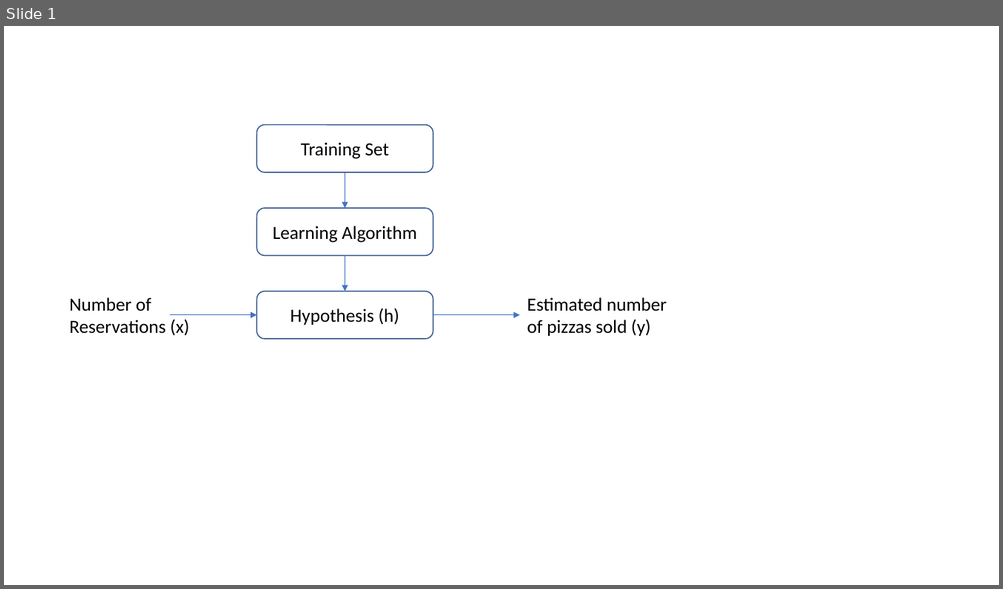
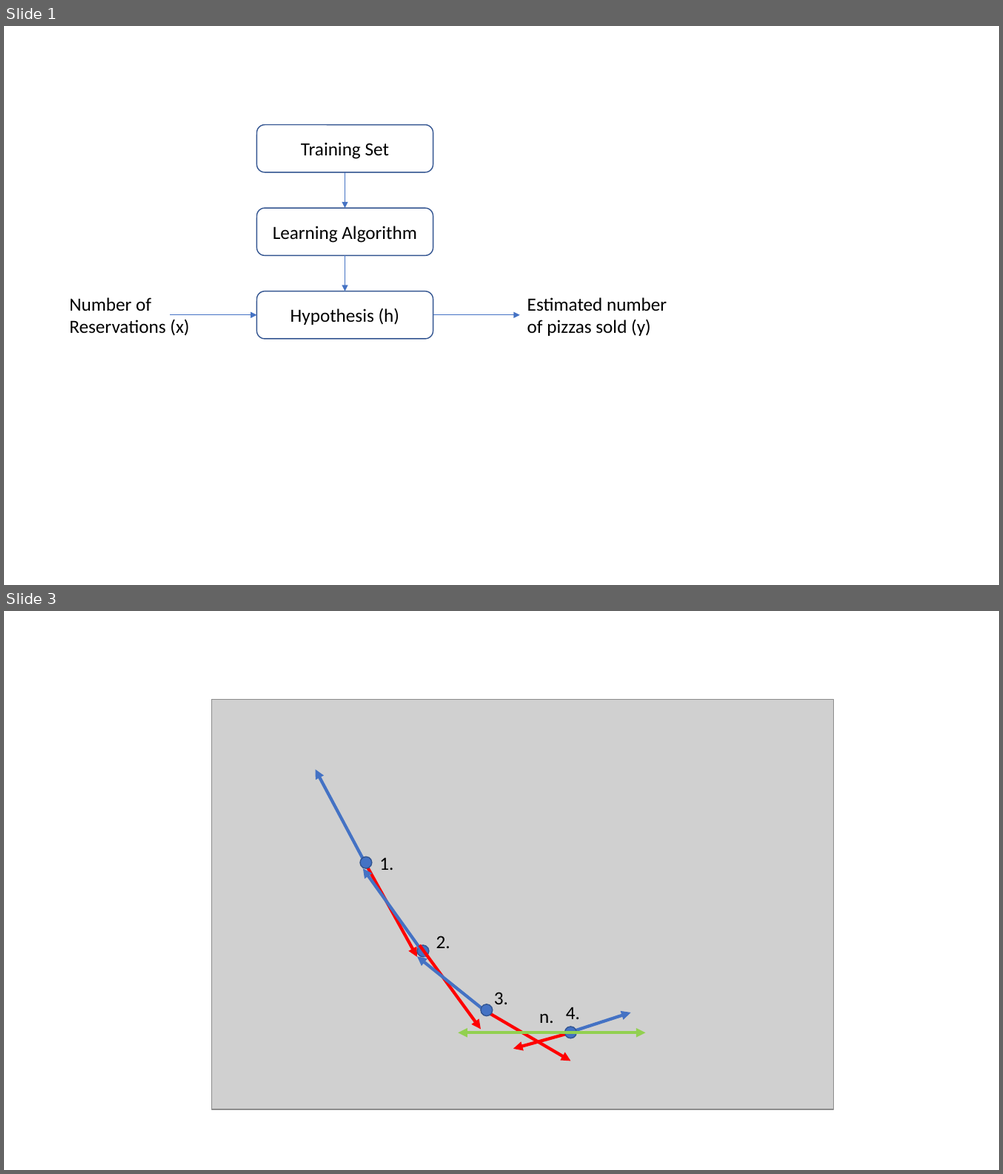
Before and after one commit to Jyffe/MachineLearning, a slide deck: PizzaML/Pictures.pptx. Shown one above the other, each under a label of ours: slide 1 before the commit, slides 1 and 3 after it; the slides between them are not shown. The pictures are 1003x589 and 1003x1174 pixels, drawn with LibreOffice and Linux fonts; fonts in the diff are those of the drawing; grey boxes stand for pictures. Boxes give left, top, right and bottom in pixels: in the first picture for what was removed or moved away, otherwise in the second. Text is boxed around its words. In the diff, an @@ line names an element or a change of style, - is before the commit and + after.

```diff
--- a/PizzaML/Pictures.pptx
+++ b/PizzaML/Pictures.pptx
@@ slide 3 added at (4,611,999,1170), background #FFFFFF @@
@@ picture added at (212,700,834,1111) @@
@@ arrow added from (365, 863) to (315, 769), #4472C4 3 pt @@
@@ ellipse added at (360,857,372,869), fill #4472C4, outline #325491 1 pt @@
@@ arrow added from (426, 957) to (363, 869), #4472C4 3 pt @@
@@ arrow added from (365, 863) to (418, 957), #FF0000 3 pt @@
@@ text added at (379,857,393,870), 18 pt, text #000000 @@
+1.
@@ text added at (436,936,450,948), 18 pt, text #000000 @@
+2.
@@ ellipse added at (418,945,430,957), fill #4472C4, outline #325491 1 pt @@
@@ arrow added from (487, 1014) to (418, 957), #4472C4 3 pt @@
@@ arrow added from (420, 945) to (481, 1030), #FF0000 3 pt @@
@@ ellipse added at (481,1005,492,1017), fill #4472C4, outline #325491 1 pt @@
@@ arrow added from (484, 1010) to (570, 1062), #FF0000 3 pt @@
@@ text added at (494,992,508,1005), 18 pt, text #000000 @@
+3.
@@ text added at (566,1008,580,1019), 18 pt, text #000000 @@
+4.
@@ text added at (539,1014,554,1023), 18 pt, text #000000 @@
+n.
@@ ellipse added at (565,1028,577,1039), fill #4472C4, outline #325491 1 pt @@
@@ arrow added from (570, 1033) to (631, 1013), #4472C4 3 pt @@
@@ double arrow added from (458, 1034) to (646, 1034), #92D050 3 pt @@
@@ arrow added from (570, 1034) to (514, 1049), #FF0000 3 pt @@
```
Also in this commit, not shown: 1 other slide added, 1 slide removed, 6 other files.
